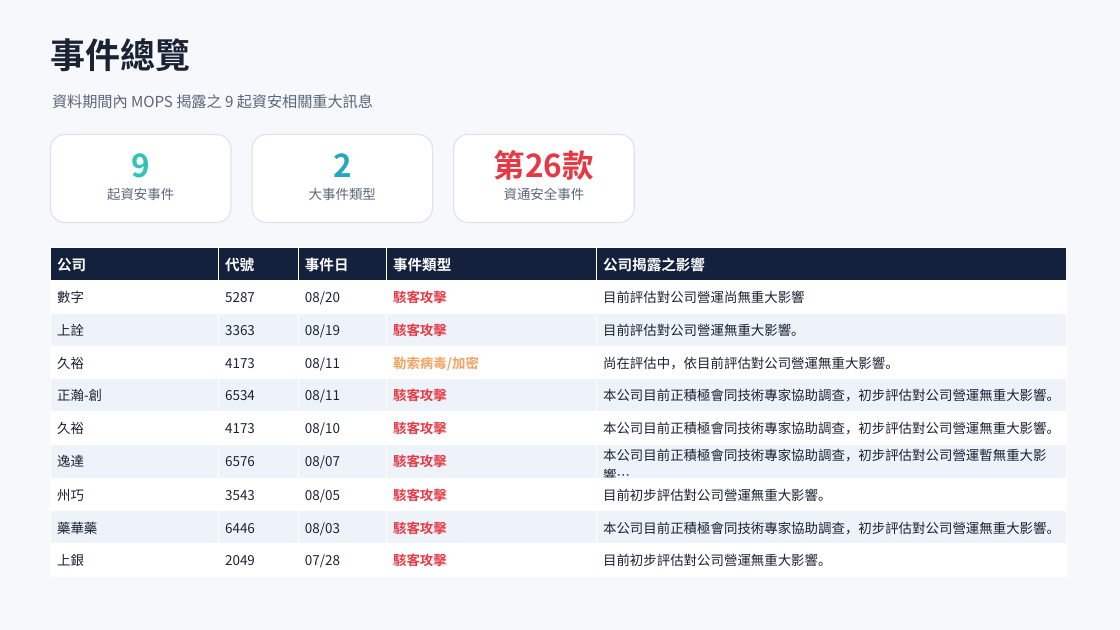
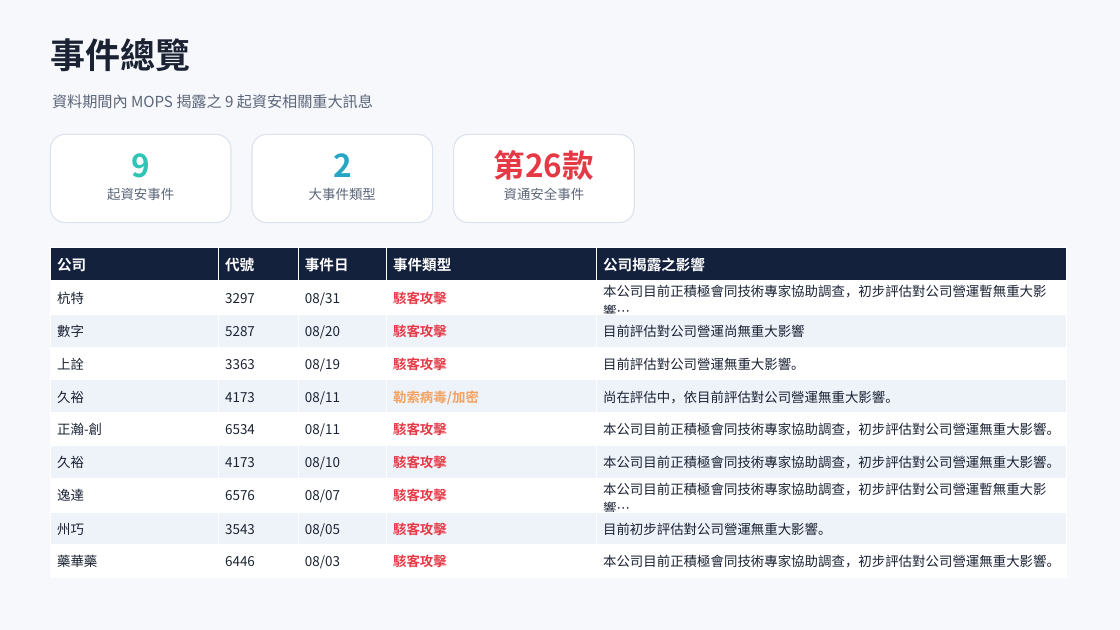
Before and after one commit to Johnnylin77/mops-isec-monitor, a slide deck: slide 2 of 資安事件因應分析.pptx. Drawn at 1120x630 pixels with LibreOffice and Linux fonts; fonts in the diff are those of the drawing. Boxes give left, top, right and bottom in pixels: in the first picture for what was removed or moved away, otherwise in the second. Text is boxed around its words. In the diff, an @@ line names an element or a change of style, - is before the commit and + after.

```diff
--- a/資安事件因應分析.pptx
+++ b/資安事件因應分析.pptx
@@ table at [50, 248, 1067, 576] @@
+row 2: 杭特 | 3297 | 08/31 | 駭客攻擊 | 本公司目前正積極會同技術專家協助調查，初步評估對公司營運暫無重大影響…
-row 10: 上銀 | 2049 | 07/28 | 駭客攻擊 | 目前初步評估對公司營運無重大影響。
```
Also in this commit, not shown: 6 other slides changed, 2 other files.
